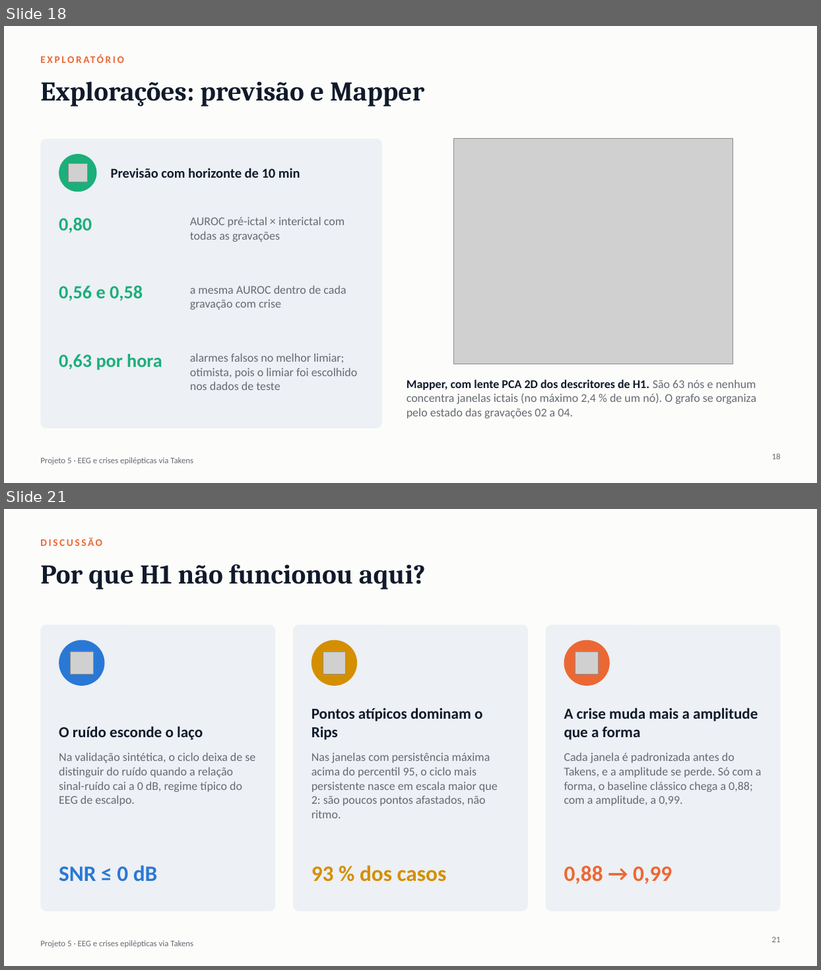
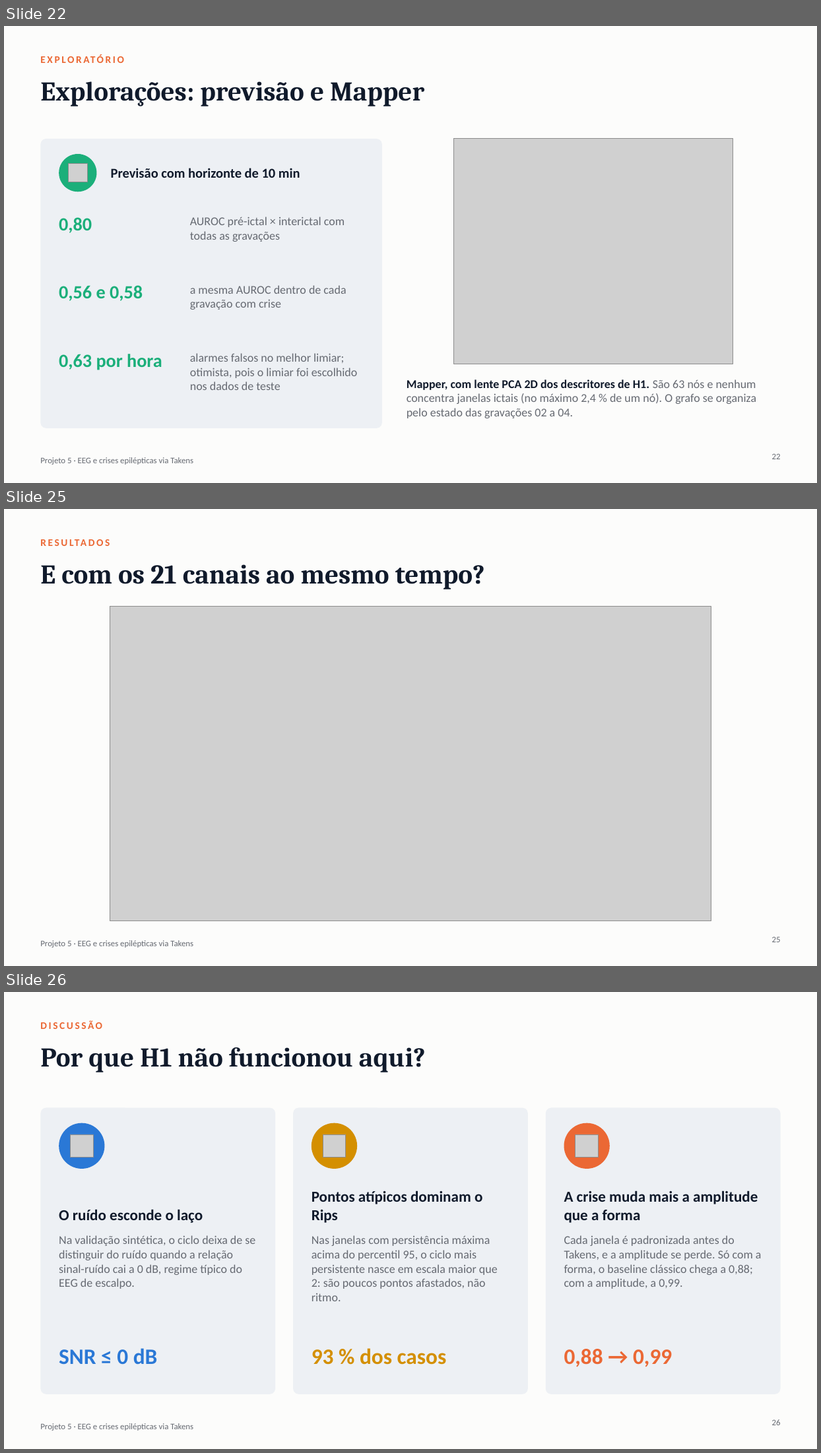
Before and after one commit to emiliodl/trab_final_atd, a slide deck: apresentacao_projeto5_tda.pptx. Shown one above the other, each under a label of ours: slides 18 and 21 before the commit, slides 22, 25 and 26 after it; the slides between them are not shown. The pictures are 821x970 and 821x1453 pixels, drawn with LibreOffice and Linux fonts; fonts in the diff are those of the drawing; grey boxes stand for pictures. Boxes give left, top, right and bottom in pixels: in the first picture for what was removed or moved away, otherwise in the second. Text is boxed around its words. In the diff, an @@ line names an element or a change of style, - is before the commit and + after.

```diff
--- a/apresentacao_projeto5_tda.pptx
+++ b/apresentacao_projeto5_tda.pptx
@@ slide 25 added at <box>4,509,817,966</box>, background #FCFCFB; not listed: 1 template element that a slide beside it also shows @@
@@ text added at <box>40,537,589,555</box>, 12 pt, text #EB6834, bold @@
+RESULTADOS
@@ title added at <box>40,564,485,590</box>, 32 pt, text #101A2B, bold @@
+E com os 21 canais ao mesmo tempo?
@@ picture added at <box>110,607,711,921</box> @@
@@ page number added at <box>772,937,781,943</box>, 10 pt, text #666A72 @@
+25
@@ what was slide 18 is now slide 22 @@
@@ page number at <box>772,454,781,460</box>: text changed @@
-18
+22
@@ what was slide 21 is now slide 26 @@
@@ page number at <box>772,1420,781,1426</box>: text changed @@
-21
+26
```
Also in this commit, not shown: 5 slides changed, 5 other slides added, 1 slide removed, 58 other files.
